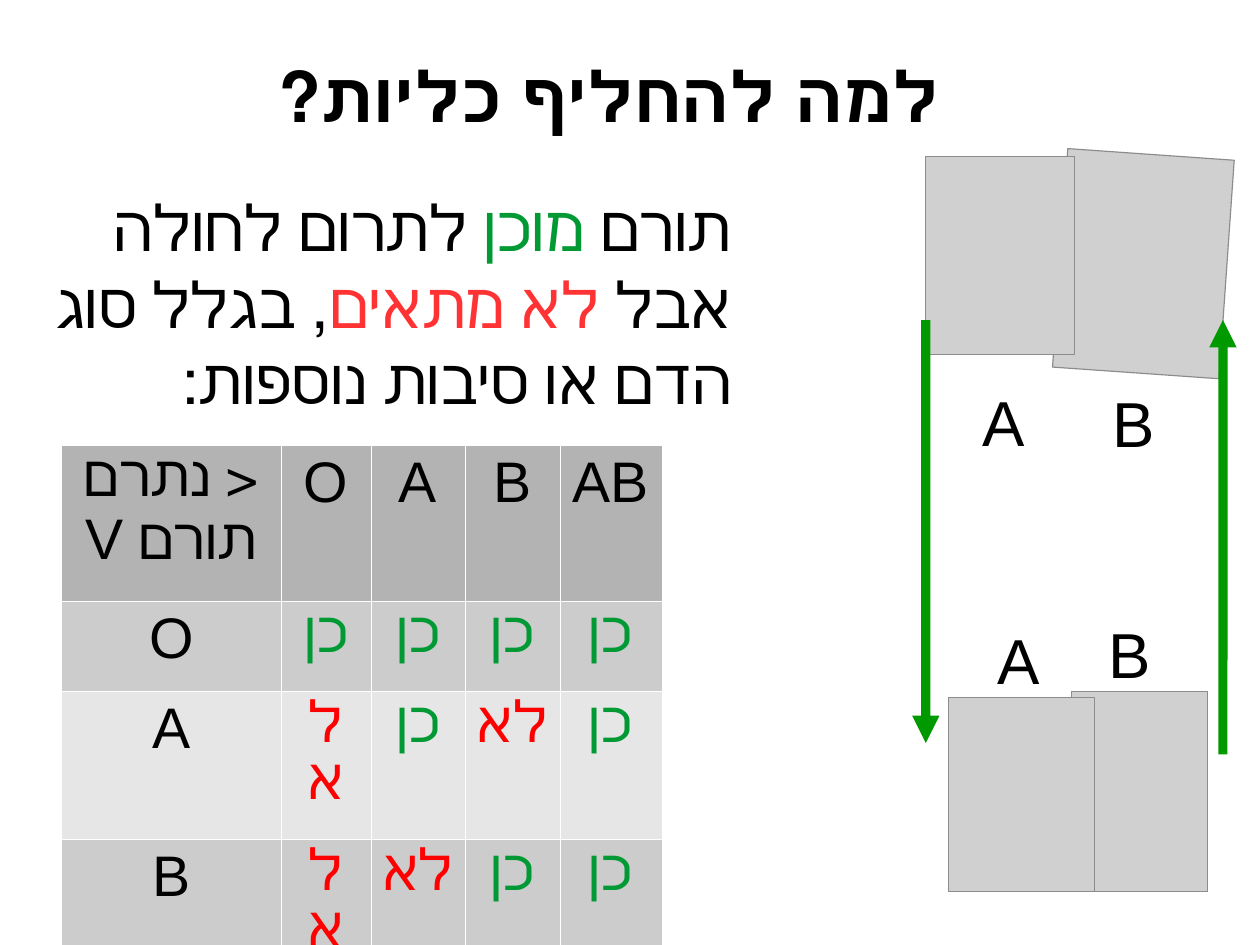
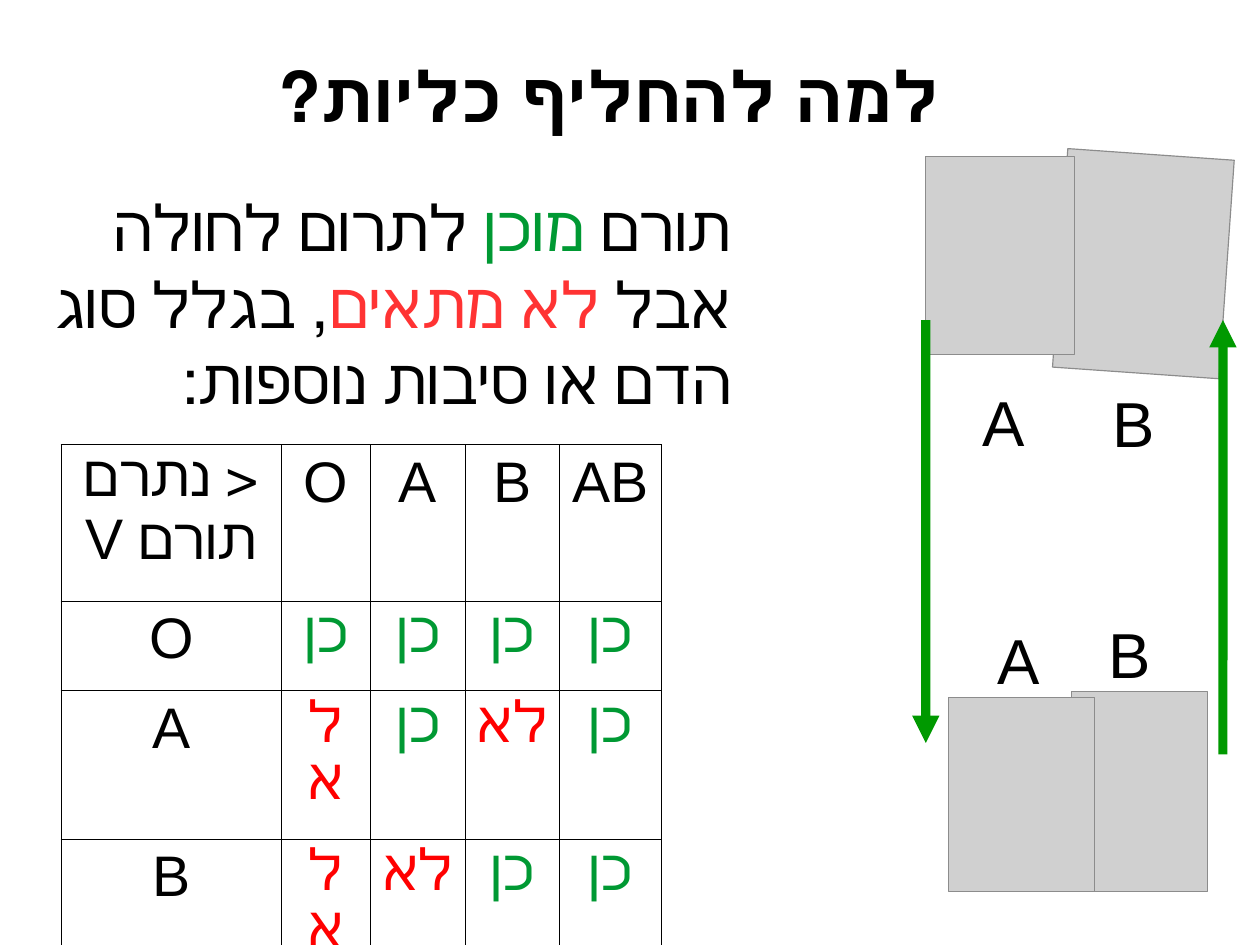
Before and after one commit to erelsgl-at-ariel/algorithms2m-5778, a slide deck: slide 15 of week02-exchanging/slides.odp. Drawn at 1260x945 pixels with LibreOffice and Linux fonts; fonts in the diff are those of the drawing; grey boxes stand for pictures. Boxes give left, top, right and bottom in pixels: in the first picture for what was removed or moved away, otherwise in the second. Text is boxed around its words. In the diff, an @@ line names an element or a change of style, - is before the commit and + after.

```diff
--- a/week02-exchanging/slides.odp
+++ b/week02-exchanging/slides.odp
@@ table at <box>61,445,662,906</box> @@
@@ fill #B3B3B3 to none in row 1 @@
@@ fill #CCCCCC to none in 10 cells @@
@@ fill #E6E6E6 to none in 10 cells @@
@@ borders changed @@
```
Also in this commit, not shown: 4 other slides changed, 3 slides added, 1 other file.
